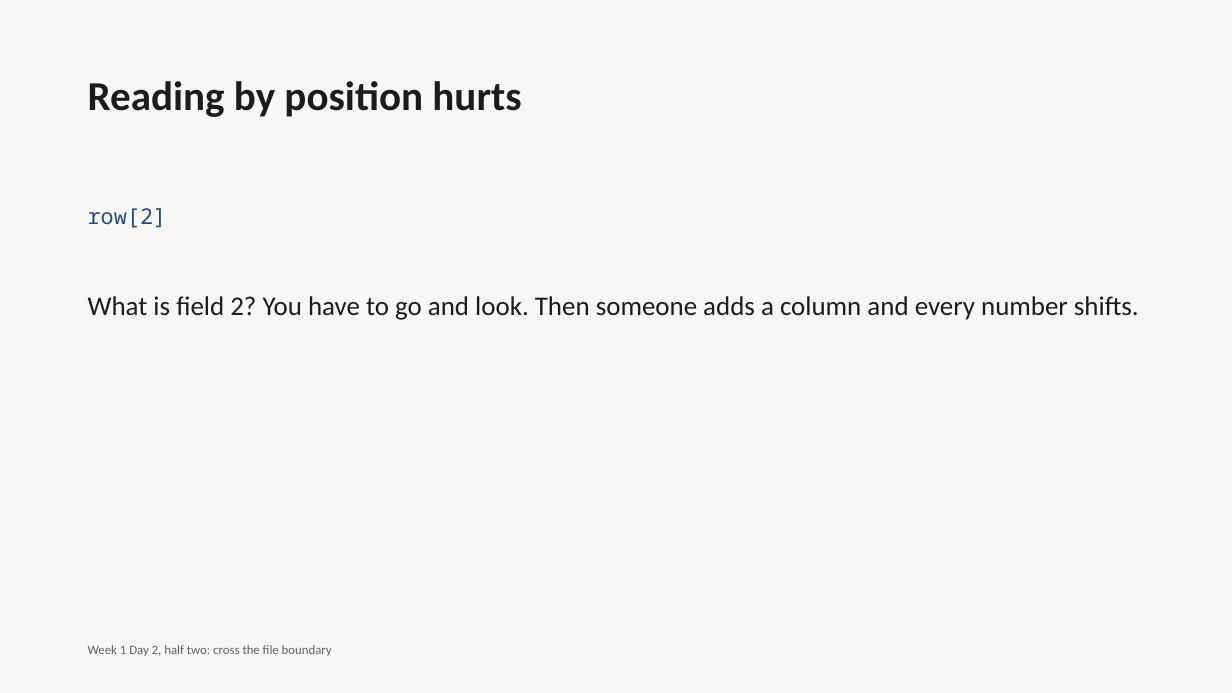
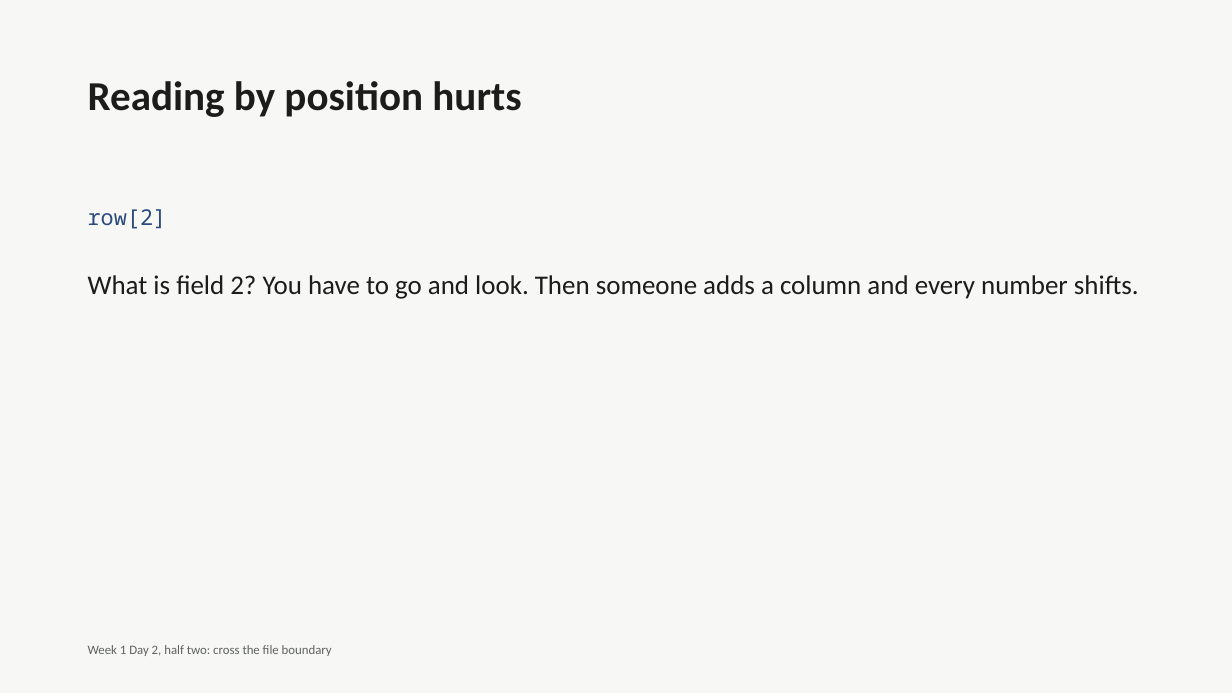
Before and after one commit to fde-academy-lab/c2-content-factory, a slide deck: slide 26 of content/W01/D2/C2_W01_D02_deck_half2_STUDENT.pptx (slide 18 before the commit). Drawn at 1232x693 pixels with LibreOffice and Linux fonts; fonts in the diff are those of the drawing. Boxes give left, top, right and bottom in pixels: in the first picture for what was removed or moved away, otherwise in the second. Text is boxed around its words. In the diff, an @@ line names an element or a change of style, - is before the commit and + after.

```diff
--- a/content/W01/D2/C2_W01_D02_deck_half2_STUDENT.pptx
+++ b/content/W01/D2/C2_W01_D02_deck_half2_STUDENT.pptx
@@ text "What is field 2? You ...": place and size @@
-text "What is field 2? You ..." at [88, 296, 1139, 320]
+text "What is field 2? You ..." at [88, 275, 1139, 299]
```
Also in this commit, not shown: 35 other slides changed, 30 slides added, 5 other files.
